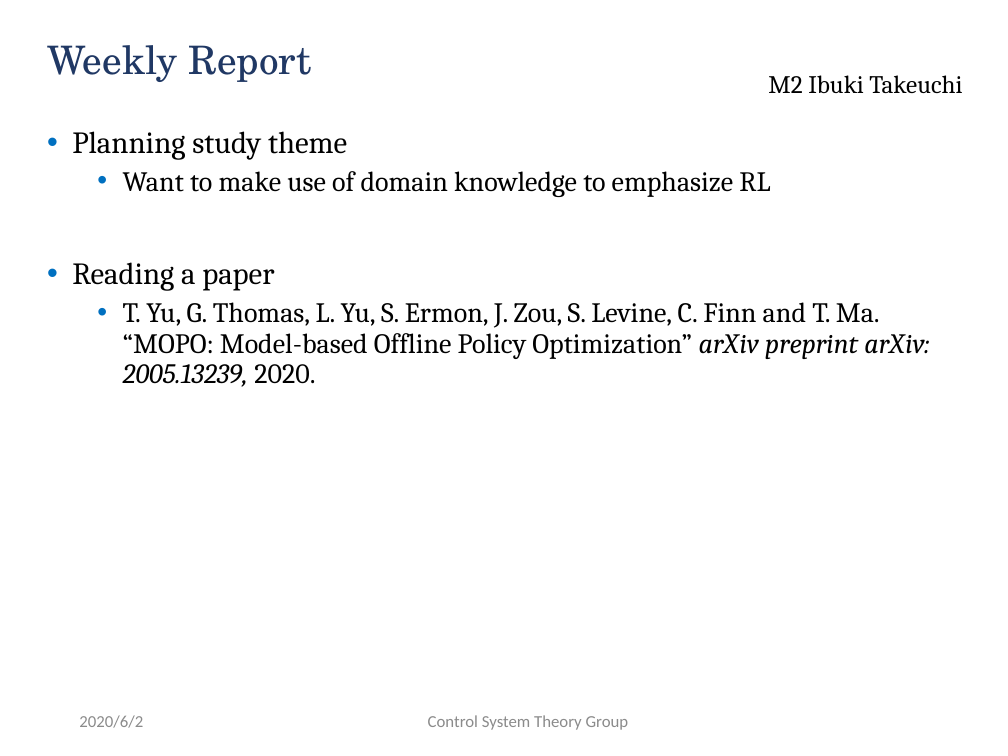
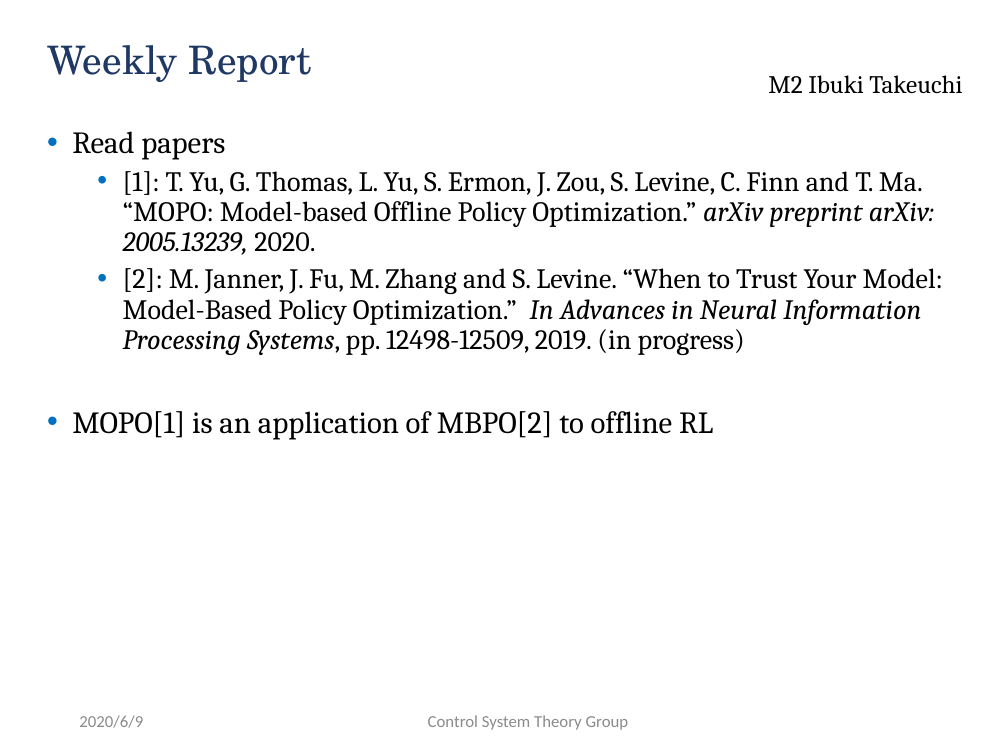
Before and after one commit to ibuki1024/weekly_report, a slide deck: slide 1 of report.pptx. Drawn at 1008x756 pixels with LibreOffice and Linux fonts; fonts in the diff are those of the drawing; background and template pictures are left out. Boxes give left, top, right and bottom in pixels: in the first picture for what was removed or moved away, otherwise in the second. Text is boxed around its words. In the diff, an @@ line names an element or a change of style, - is before the commit and + after.

```diff
--- a/report.pptx
+++ b/report.pptx
@@ text at (72, 131, 943, 440): text changed @@
-• Planning study theme
-  • Want to make use of domain knowledge to emphasize RL
-• Reading a paper
-  • T. Yu, G. Thomas, L. Yu, S. Ermon, J. Zou, S. Levine, C. Finn and T. Ma. “MOPO: Model-based Offline Policy Optimization” arXiv preprint arXiv: 2005.13239, 2020.
+• Read papers
+  • [1]: T. Yu, G. Thomas, L. Yu, S. Ermon, J. Zou, S. Levine, C. Finn and T. Ma. “MOPO: Model-based Offline Policy Optimization.” arXiv preprint arXiv: 2005.13239, 2020.
+  • [2]: M. Janner, J. Fu, M. Zhang and S. Levine. “When to Trust Your Model: Model-Based Policy Optimization.” In Advances in Neural Information Processing Systems, pp. 12498-12509, 2019. (in progress)
+• MOPO[1] is an application of MBPO[2] to offline RL
@@ text at (79, 715, 143, 728): text changed @@
-2020/6/2
+2020/6/9
```
Also in this commit, not shown: 3 slides added, 1 other file.
